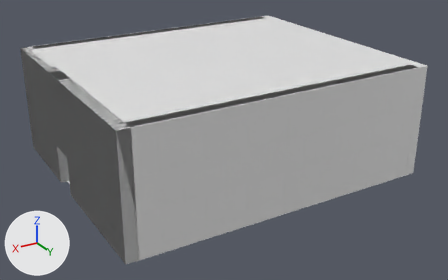
The Blender file Models/TutorialRoomDoor.blend, before and after one commit.
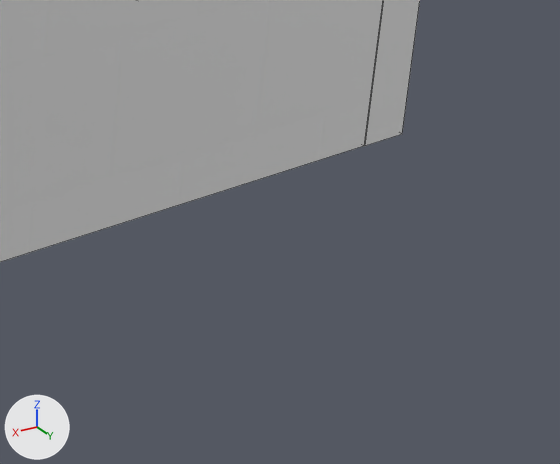
There are two pictures of each version: one whole from a camera (50 mm lens) standing at (11.85, 14.31, 7.44) and looking at (4.26, 1.65, 1.11), one close up on the part from 73% to 100% of the width and 52% to 87% of the height. Arrows for +X, +Y and +Z are at lower left; the lights stay in place. The close-ups show mesh edges as thin lines.
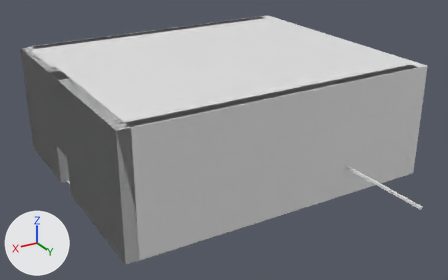
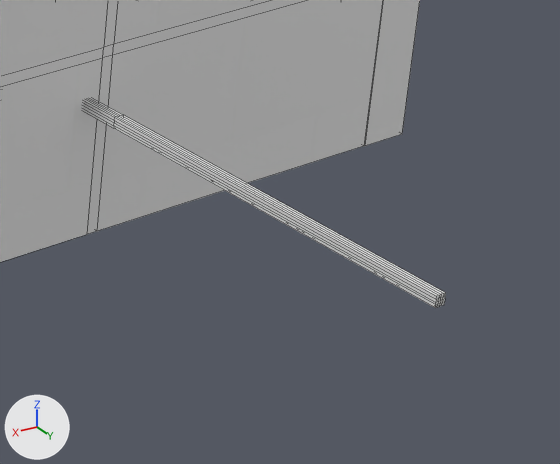
What differs and where, as boxes [x1, y1, x2, y2] in the close-ups (560 x 464 px):
```json
{"object": "Cube.001", "change": "reshaped", "before": [0, 0, 383, 262], "after": [0, 0, 446, 308]}
```

The change, as JSON lines over the scene's bpy script:
```json
{"block": "me_cube_002", "where": "# used by ob_cube_001; location = (0.03, 4.0, 0.0)"}
{"op": "remove", "block": "me_cube_002", "code": "me_cube_002.from_pydata(...)  # 8 vertices, 6 faces; spans x -0.03..7.7, y -0.3..0.0, z 0.0..3.0"}
{"op": "add", "block": "me_cube_002", "code": "me_cube_002.from_pydata(...)  # 85 vertices, 78 faces; spans x -0.03..7.7, y -0.3..2.4, z 0.0..3.0"}
{"block": "me_cube_002", "change": "me_cube_002 part 1"}
{"block": "me_cube_002", "change": "6 faces are deleted"}
{"block": "me_cube_002", "change": "49 vertices are added at x 1.95..2.13, y -0.3..2.4, z 0.0..3.0"}
{"block": "me_cube_002", "change": "5 new vertices lie (0.0, 0.0, 1.03) away from vertices in x -0.03..7.7, y -0.3..0.0, z 0.0"}
{"block": "me_cube_002", "change": "5 new vertices lie (-5.68, 0.0, 0.0) away from vertices in x 7.7, y -0.3..0.0, z 0.0..3.0"}
{"block": "me_cube_002", "change": "6 new vertices lie (0.0, 0.0, -1.91) away from vertices in x -0.03..7.7, y -0.3..0.0, z 3.0"}
{"block": "me_cube_002", "change": "6 new vertices lie (0.0, -2.16, 0.0) away from vertices in x 2.07..2.13, y 2.4, z 0.77..0.8"}
{"block": "me_cube_002", "change": "6 new vertices lie (0.0, -0.54, 0.0) away from vertices in x 2.07..2.13, y 0.24, z 0.77..0.8"}
{"block": "me_cube_002", "change": "78 new faces join them"}
```
